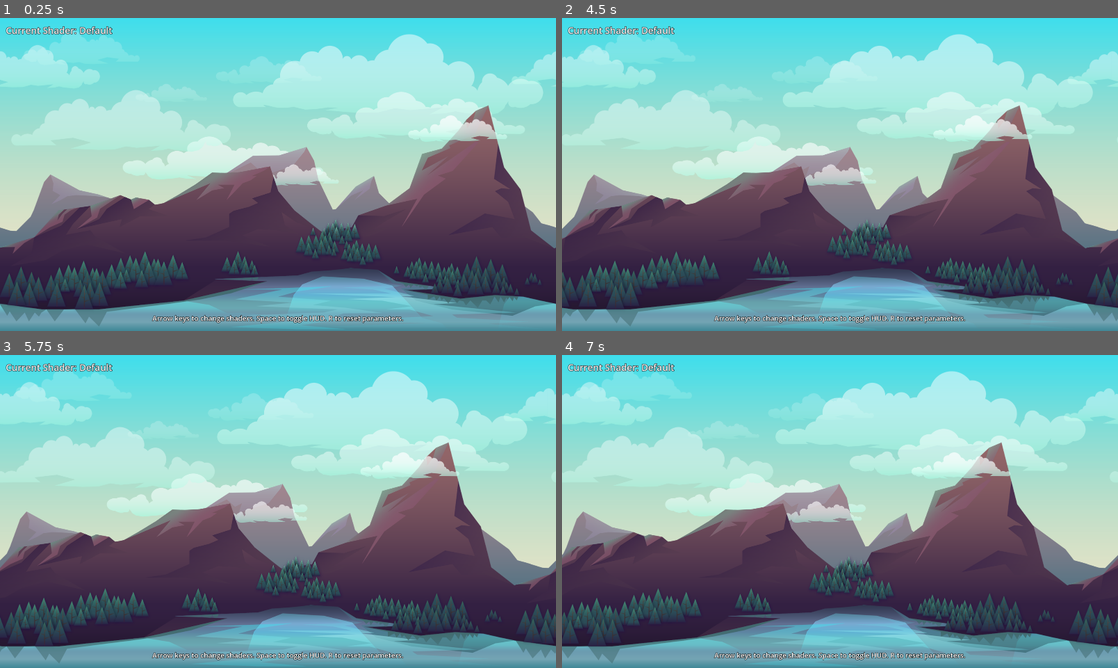
Above: before the commit, frames 1-4 (two rows, left to right).
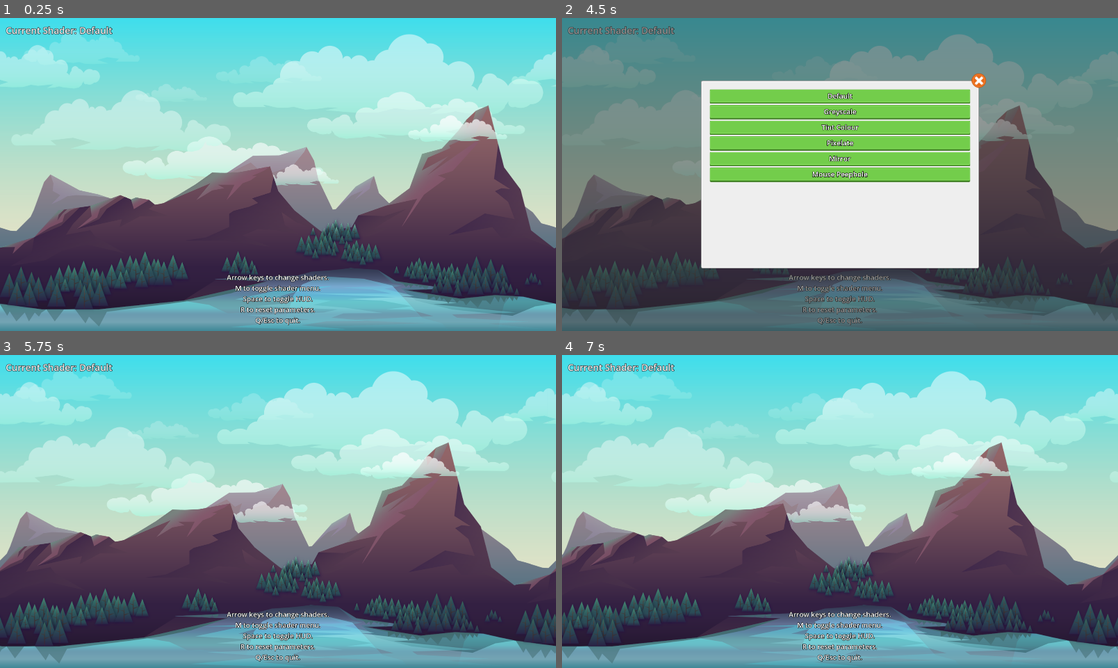
Above: after the commit, the same moments.

Repository: kazeraniman/ShaderPlayground
Game: Godot game, scene res://scenes/main.tscn
Two runs of this game, one before a commit and one after it. Both use one fixed random seed, a clock stepped at 60 frames per second and the inputs below.
Inputs (mouse positions are in pixels of both pictures, inside the frame that each line leads up to):
- Up to frame 1 (0.25 s): no input
- Up to frame 2 (4.5 s): move the mouse to (962, 158) at 0.52 s; tap Right (next_shader) at 0.6, 2.85 s; move the mouse to (728, 190) at 1.27 s; tap Left (prev_shader) at 1.35, 3.6 s; move the mouse to (895, 105) at 2.02 s; tap Space (toggle_hud) at 2.1, 4.35 s; move the mouse to (812, 237) at 2.77 s; move the mouse to (1006, 221) at 3.52 s; tap M (toggle_menu, bound only after the commit) at 4.15 s; move the mouse to (673, 127) at 4.27 s
- Up to frame 3 (5.75 s): click (278, 433) at 5 s, where only the run after the commit has a clickable "Default"
- Up to frame 4 (7 s): move the mouse to (867, 511) at 5.77 s; tap Right (next_shader) at 5.85 s; move the mouse to (756, 433) at 6.52 s; tap Left (prev_shader) at 6.6 s

The runs differ from the first frame. In frame 1, 1.4% of the frame differs, in the area x 27-73%, y 81-99%; in frame 2, 83%, in the area x 0-100%, y 0-100%; in frame 3, 1.4%; in frame 4, 1.4%.

Commit message:
Adding in a menu to more easily select shaders rather than having to scan through the list.

Diff:
--- a/project/project.godot
+++ b/project/project.godot
@@ -45,6 +45,21 @@
 "events": [Object(InputEventKey,"resource_local_to_scene":false,"resource_name":"","device":-1,"window_id":0,"alt_pressed":false,"shift_pressed":false,"ctrl_pressed":false,"meta_pressed":false,"pressed":false,"keycode":0,"physical_keycode":82,"key_label":0,"unicode":114,"echo":false,"script":null)
 ]
 }
+toggle_menu={
+"deadzone": 0.5,
+"events": [Object(InputEventKey,"resource_local_to_scene":false,"resource_name":"","device":-1,"window_id":0,"alt_pressed":false,"shift_pressed":false,"ctrl_pressed":false,"meta_pressed":false,"pressed":false,"keycode":0,"physical_keycode":77,"key_label":0,"unicode":109,"echo":false,"script":null)
+]
+}
+quit={
+"deadzone": 0.5,
+"events": [Object(InputEventKey,"resource_local_to_scene":false,"resource_name":"","device":-1,"window_id":0,"alt_pressed":false,"shift_pressed":false,"ctrl_pressed":false,"meta_pressed":false,"pressed":false,"keycode":0,"physical_keycode":81,"key_label":0,"unicode":113,"echo":false,"script":null)
+, Object(InputEventKey,"resource_local_to_scene":false,"resource_name":"","device":-1,"window_id":0,"alt_pressed":false,"shift_pressed":false,"ctrl_pressed":false,"meta_pressed":false,"pressed":false,"keycode":0,"physical_keycode":4194305,"key_label":0,"unicode":0,"echo":false,"script":null)
+]
+}
+
+[input_devices]
+
+pointing/emulate_touch_from_mouse=true
 
 [rendering]
 
--- a/project/scenes/main.tscn
+++ b/project/scenes/main.tscn
@@ -1,9 +1,10 @@
-[gd_scene load_steps=7 format=3 uid="uid://d1cvkbkq2oi24"]
+[gd_scene load_steps=8 format=3 uid="uid://d1cvkbkq2oi24"]
 
 [ext_resource type="PackedScene" uid="uid://yuugani6usun" path="res://scenes/backgrounds/mountain.tscn" id="1_tujdx"]
 [ext_resource type="Script" path="res://scripts/resources/shader_manager.gd" id="2_i1arw"]
 [ext_resource type="Resource" uid="uid://dhfqvvyfaufe8" path="res://resources/shader_list.tres" id="3_f7emu"]
 [ext_resource type="Script" path="res://scripts/hud.gd" id="4_0sb5s"]
+[ext_resource type="PackedScene" uid="uid://b6qg40rg3y4dd" path="res://scenes/shader_selection_menu.tscn" id="5_jaaox"]
 
 [sub_resource type="LabelSettings" id="LabelSettings_vl5ar"]
 font_size = 32
@@ -23,9 +24,10 @@
 script = ExtResource("2_i1arw")
 shader_list = ExtResource("3_f7emu")
 
-[node name="HUD" type="CanvasLayer" parent="." node_paths=PackedStringArray("current_shader_name_label")]
+[node name="HUD" type="CanvasLayer" parent="." node_paths=PackedStringArray("current_shader_name_label", "shader_selection_menu")]
 script = ExtResource("4_0sb5s")
 current_shader_name_label = NodePath("HudContainer/CurrentShaderName")
+shader_selection_menu = NodePath("ShaderSelectionMenu")
 
 [node name="HudContainer" type="Control" parent="HUD"]
 layout_mode = 3
@@ -55,7 +57,11 @@
 offset_top = -48.0
 grow_horizontal = 2
 grow_vertical = 0
-text = "Arrow keys to change shaders. Space to toggle HUD. R to reset parameters."
+text = "Arrow keys to change shaders.
+M to toggle shader menu.
+Space to toggle HUD.
+R to reset parameters.
+Q/Esc to quit."
 label_settings = SubResource("LabelSettings_yojag")
 horizontal_alignment = 1
 vertical_alignment = 1
@@ -70,4 +76,8 @@
 grow_horizontal = 0
 grow_vertical = 2
 
+[node name="ShaderSelectionMenu" parent="HUD" node_paths=PackedStringArray("shader_manager") instance=ExtResource("5_jaaox")]
+visible = false
+shader_manager = NodePath("../../ShaderManager")
+
 [connection signal="shader_changed" from="ShaderManager" to="HUD" method="_on_shader_manager_shader_changed"]
--- /dev/null
+++ b/project/scenes/shader_button.tscn
@@ -0,0 +1,42 @@
+[gd_scene load_steps=5 format=3 uid="uid://cae3kc8nbivor"]
+
+[ext_resource type="Texture2D" uid="uid://qhmi80tojf8n" path="res://art/ui/green_button02.png" id="1_bafmj"]
+[ext_resource type="Script" path="res://scripts/shader_button.gd" id="2_3ka3e"]
+
+[sub_resource type="StyleBoxTexture" id="StyleBoxTexture_k1mxk"]
+texture = ExtResource("1_bafmj")
+texture_margin_left = 10.0
+texture_margin_top = 10.0
+texture_margin_right = 10.0
+texture_margin_bottom = 20.0
+
+[sub_resource type="LabelSettings" id="LabelSettings_l6xqw"]
+font_size = 24
+outline_size = 5
+outline_color = Color(0, 0, 0, 1)
+
+[node name="ShaderButton" type="Button" node_paths=PackedStringArray("shader_name_label")]
+custom_minimum_size = Vector2(0, 50)
+theme_override_styles/normal = SubResource("StyleBoxTexture_k1mxk")
+theme_override_styles/hover = SubResource("StyleBoxTexture_k1mxk")
+theme_override_styles/pressed = SubResource("StyleBoxTexture_k1mxk")
+script = ExtResource("2_3ka3e")
+shader_name_label = NodePath("Label")
+
+[node name="Label" type="Label" parent="."]
+layout_mode = 1
+anchors_preset = -1
+anchor_right = 1.0
+anchor_bottom = 1.0
+offset_left = 10.0
+offset_top = 10.0
+offset_right = -10.0
+offset_bottom = -15.0
+grow_horizontal = 2
+grow_vertical = 2
+text = "Shader Name"
+label_settings = SubResource("LabelSettings_l6xqw")
+horizontal_alignment = 1
+vertical_alignment = 1
+
+[connection signal="pressed" from="." to="." method="_on_pressed"]
--- /dev/null
+++ b/project/scenes/shader_selection_menu.tscn
@@ -0,0 +1,237 @@
+[gd_scene load_steps=12 format=3 uid="uid://b6qg40rg3y4dd"]
+
+[ext_resource type="Script" path="res://scripts/shader_selection_menu.gd" id="1_2h7vq"]
+[ext_resource type="Texture2D" uid="uid://bu21vuvybnfrs" path="res://art/ui/grey_panel.png" id="1_x58ka"]
+[ext_resource type="Texture2D" uid="uid://cog14hu8a85p6" path="res://art/ui/red_circle.png" id="2_i1vek"]
+[ext_resource type="Texture2D" uid="uid://cfouf2j5ksos4" path="res://art/ui/grey_crossWhite.png" id="3_fqavi"]
+[ext_resource type="PackedScene" uid="uid://cae3kc8nbivor" path="res://scenes/shader_button.tscn" id="5_nncas"]
+
+[sub_resource type="Animation" id="Animation_f1x4g"]
+length = 0.001
+tracks/0/type = "value"
+tracks/0/imported = false
+tracks/0/enabled = true
+tracks/0/path = NodePath("Background:color")
+tracks/0/interp = 1
+tracks/0/loop_wrap = true
+tracks/0/keys = {
+"times": PackedFloat32Array(0),
+"transitions": PackedFloat32Array(1),
+"update": 0,
+"values": [Color(0.2, 0.2, 0.2, 0.25)]
+}
+tracks/1/type = "value"
+tracks/1/imported = false
+tracks/1/enabled = true
+tracks/1/path = NodePath("Contents:scale")
+tracks/1/interp = 1
+tracks/1/loop_wrap = true
+tracks/1/keys = {
+"times": PackedFloat32Array(0),
+"transitions": PackedFloat32Array(1),
+"update": 0,
+"values": [Vector2(1, 1)]
+}
+
+[sub_resource type="Animation" id="Animation_1bmo8"]
+resource_name = "close"
+length = 0.25
+step = 0.05
+tracks/0/type = "value"
+tracks/0/imported = false
+tracks/0/enabled = true
+tracks/0/path = NodePath("Background:color")
+tracks/0/interp = 1
+tracks/0/loop_wrap = true
+tracks/0/keys = {
+"times": PackedFloat32Array(0, 0.25),
+"transitions": PackedFloat32Array(1, 1),
+"update": 0,
+"values": [Color(0.2, 0.2, 0.2, 0.501961), Color(0.2, 0.2, 0.2, 0)]
+}
+tracks/1/type = "value"
+tracks/1/imported = false
+tracks/1/enabled = true
+tracks/1/path = NodePath("Contents:scale")
+tracks/1/interp = 1
+tracks/1/loop_wrap = true
+tracks/1/keys = {
+"times": PackedFloat32Array(0, 0.05, 0.25),
+"transitions": PackedFloat32Array(1.5, 0.5, 0.5),
+"update": 0,
+"values": [Vector2(1, 1), Vector2(1.2, 1.2), Vector2(0, 0)]
+}
+tracks/2/type = "method"
+tracks/2/imported = false
+tracks/2/enabled = true
+tracks/2/path = NodePath(".")
+tracks/2/interp = 1
+tracks/2/loop_wrap = true
+tracks/2/keys = {
+"times": PackedFloat32Array(0.25),
+"transitions": PackedFloat32Array(1),
+"values": [{
+"args": [],
+"method": &"finalize_close"
+}]
+}
+
+[sub_resource type="Animation" id="Animation_2sg6p"]
+resource_name = "animate_in"
+length = 0.25
+tracks/0/type = "value"
+tracks/0/imported = false
+tracks/0/enabled = true
+tracks/0/path = NodePath("Background:color")
+tracks/0/interp = 1
+tracks/0/loop_wrap = true
+tracks/0/keys = {
+"times": PackedFloat32Array(0, 0.25),
+"transitions": PackedFloat32Array(1, 1),
+"update": 0,
+"values": [Color(0.2, 0.2, 0.2, 0), Color(0.2, 0.2, 0.2, 0.501961)]
+}
+tracks/1/type = "value"
+tracks/1/imported = false
+tracks/1/enabled = true
+tracks/1/path = NodePath("Contents:scale")
+tracks/1/interp = 1
+tracks/1/loop_wrap = true
+tracks/1/keys = {
+"times": PackedFloat32Array(0, 0.2, 0.25),
+"transitions": PackedFloat32Array(1.5, 0.5, 0.5),
+"update": 0,
+"values": [Vector2(0, 0), Vector2(1.2, 1.2), Vector2(1, 1)]
+}
+
+[sub_resource type="AnimationLibrary" id="AnimationLibrary_tpwtp"]
+_data = {
+"RESET": SubResource("Animation_f1x4g"),
+"close": SubResource("Animation_1bmo8"),
+"open": SubResource("Animation_2sg6p")
+}
+
+[sub_resource type="StyleBoxTexture" id="StyleBoxTexture_oiisj"]
+texture = ExtResource("2_i1vek")
+
+[sub_resource type="StyleBoxEmpty" id="StyleBoxEmpty_g62n5"]
+
+[node name="ShaderSelectionMenu" type="Control" node_paths=PackedStringArray("animation_player", "shader_container")]
+layout_mode = 3
+anchors_preset = 15
+anchor_right = 1.0
+anchor_bottom = 1.0
+grow_horizontal = 2
+grow_vertical = 2
+script = ExtResource("1_2h7vq")
+animation_player = NodePath("AnimationPlayer")
+shader_button_packed_scene = ExtResource("5_nncas")
+shader_container = NodePath("Contents/Contents/ScrollContainer/MarginContainer/ShaderListContainer")
+
+[node name="AnimationPlayer" type="AnimationPlayer" parent="."]
+libraries = {
+"": SubResource("AnimationLibrary_tpwtp")
+}
+
+[node name="Background" type="ColorRect" parent="."]
+layout_mode = 1
+anchors_preset = 15
+anchor_right = 1.0
+anchor_bottom = 1.0
+grow_horizontal = 2
+grow_vertical = 2
+color = Color(0.2, 0.2, 0.2, 0.25)
+
+[node name="Contents" type="Control" parent="."]
+layout_mode = 1
+anchor_left = 0.25
+anchor_top = 0.2
+anchor_right = 0.75
+anchor_bottom = 0.8
+grow_horizontal = 2
+grow_vertical = 2
+pivot_offset = Vector2(480, 324)
+
+[node name="Background" type="NinePatchRect" parent="Contents"]
+layout_mode = 1
+anchors_preset = 15
+anchor_right = 1.0
+anchor_bottom = 1.0
+grow_horizontal = 2
+grow_vertical = 2
+texture = ExtResource("1_x58ka")
+patch_margin_left = 10
+patch_margin_top = 10
+patch_margin_right = 10
+patch_margin_bottom = 10
+
+[node name="CloseButtonContainer" type="Control" parent="Contents"]
+layout_mode = 1
+anchors_preset = 1
+anchor_left = 1.0
+anchor_right = 1.0
+offset_left = -25.0
+offset_top = -25.0
+offset_right = 25.0
+offset_bottom = 25.0
+grow_horizontal = 0
+
+[node name="CloseButton" type="Button" parent="Contents/CloseButtonContainer"]
+layout_mode = 1
+anchors_preset = 15
+anchor_right = 1.0
+anchor_bottom = 1.0
+grow_horizontal = 2
+grow_vertical = 2
+theme_override_styles/normal = SubResource("StyleBoxTexture_oiisj")
+theme_override_styles/hover = SubResource("StyleBoxTexture_oiisj")
+theme_override_styles/pressed = SubResource("StyleBoxTexture_oiisj")
+
+[node name="TextureRect" type="TextureRect" parent="Contents/CloseButtonContainer/CloseButton"]
+layout_mode = 1
+anchors_preset = -1
+anchor_right = 1.0
+anchor_bottom = 1.0
+offset_left = 10.0
+offset_top = 10.0
+offset_right = -10.0
+offset_bottom = -10.0
+grow_horizontal = 2
+grow_vertical = 2
+texture = ExtResource("3_fqavi")
+
+[node name="Contents" type="Control" parent="Contents"]
+layout_mode = 1
+anchors_preset = 15
+anchor_right = 1.0
+anchor_bottom = 1.0
+offset_left = 20.0
+offset_top = 30.0
+offset_right = -20.0
+offset_bottom = -30.0
+grow_horizontal = 2
+grow_vertical = 2
+
+[node name="ScrollContainer" type="ScrollContainer" parent="Contents/Contents"]
+layout_mode = 1
+anchors_preset = -1
+anchor_right = 1.0
+anchor_bottom = 1.0
+grow_horizontal = 2
+grow_vertical = 2
+theme_override_styles/panel = SubResource("StyleBoxEmpty_g62n5")
+horizontal_scroll_mode = 0
+
+[node name="MarginContainer" type="MarginContainer" parent="Contents/Contents/ScrollContainer"]
+layout_mode = 2
+size_flags_horizontal = 3
+size_flags_vertical = 3
+theme_override_constants/margin_left = 10
+theme_override_constants/margin_right = 10
+
+[node name="ShaderListContainer" type="VBoxContainer" parent="Contents/Contents/ScrollContainer/MarginContainer"]
+layout_mode = 2
+size_flags_horizontal = 3
+size_flags_vertical = 3
+
+[connection signal="pressed" from="Contents/CloseButtonContainer/CloseButton" to="." method="_on_close_button_pressed"]
--- a/project/scripts/hud.gd
+++ b/project/scripts/hud.gd
@@ -1,13 +1,21 @@
 extends CanvasLayer
 
 @export var current_shader_name_label: Label
+@export var shader_selection_menu: ShaderSelectionMenu
 
 func _input(event):
+	if event.is_action_released("quit"):
+		get_tree().quit()
+		return
+
 	if event.is_action_released("toggle_hud"):
 		toggle_hud()
 
 	if event.is_action_released("reset_params"):
 		reset_params()
+
+	if event.is_action_released("toggle_menu"):
+		shader_selection_menu.toggle_menu()
 
 func toggle_hud():
 	if visible:
--- a/project/scripts/resources/shader_list.gd
+++ b/project/scripts/resources/shader_list.gd
@@ -3,5 +3,5 @@
 
 @export var shader_resources: Array[ShaderProperties]
 
-func _init(p_shader_resrouces: Array[ShaderProperties] = []):
-	shader_resources = p_shader_resrouces
+func _init(p_shader_resources: Array[ShaderProperties] = []):
+	shader_resources = p_shader_resources
--- a/project/scripts/resources/shader_manager.gd
+++ b/project/scripts/resources/shader_manager.gd
@@ -1,3 +1,4 @@
+class_name ShaderManager
 extends Node
 
 signal shader_changed(shader_properties: ShaderProperties, material: ShaderMaterial)
--- /dev/null
+++ b/project/scripts/shader_button.gd
@@ -0,0 +1,16 @@
+class_name ShaderButton
+extends Button
+
+@export var shader_name_label: Label
+
+var id: int
+var callback: Callable
+
+func init(p_id: int, p_shader_properties: ShaderProperties, p_callback: Callable):
+	id = p_id
+	callback = p_callback
+
+	shader_name_label.text = p_shader_properties.name
+
+func _on_pressed():
+	callback.call(id)
--- a/project/scripts/shader_parameter_controls/colour.gd
+++ b/project/scripts/shader_parameter_controls/colour.gd
@@ -23,6 +23,7 @@
 
 func reset_param():
 	colour_picker.color = Color(colour_parameter_properties.value.x, colour_parameter_properties.value.y, colour_parameter_properties.value.z, 1.0)
+	_on_color_picker_button_color_changed(colour_picker.color)
 
 func set_colour_picker_text():
 	colour_picker_value.text = "#" + colour_picker.color.to_html(false).to_upper()
--- /dev/null
+++ b/project/scripts/shader_selection_menu.gd
@@ -0,0 +1,42 @@
+class_name ShaderSelectionMenu
+extends Control
+
+@export var animation_player: AnimationPlayer
+@export var shader_button_packed_scene: PackedScene
+@export var shader_container: Node
+@export var shader_manager: ShaderManager
+
+func _ready():
+	for i in range(len(shader_manager.shader_list.shader_resources)):
+		var shader_button = shader_button_packed_scene.instantiate()
+		shader_button.init(i, shader_manager.shader_list.shader_resources[i], set_shader)
+		shader_container.add_child(shader_button)
+
+func open():
+	if animation_player.is_playing():
+		return
+
+	visible = true
+	animation_player.play("open")
+
+func close():
+	if animation_player.is_playing():
+		return
+
+	animation_player.play("close")
+
+func finalize_close():
+	visible = false
+
+func toggle_menu():
+	if visible:
+		close()
+	else:
+		open()
+
+func set_shader(index: int):
+	shader_manager.load_shader(index)
+	close()
+
+func _on_close_button_pressed():
+	close()
Binary file added: project/art/ui/green_button02.png
Not shown, added: project/art/ui/green_button02.png.import
Binary file added: project/art/ui/grey_crossWhite.png
Not shown, added: project/art/ui/grey_crossWhite.png.import
Binary file added: project/art/ui/grey_panel.png
Not shown, added: project/art/ui/grey_panel.png.import
Binary file added: project/art/ui/red_circle.png
Not shown, added: project/art/ui/red_circle.png.import
Not shown, changed: ATTRIBUTION.md
